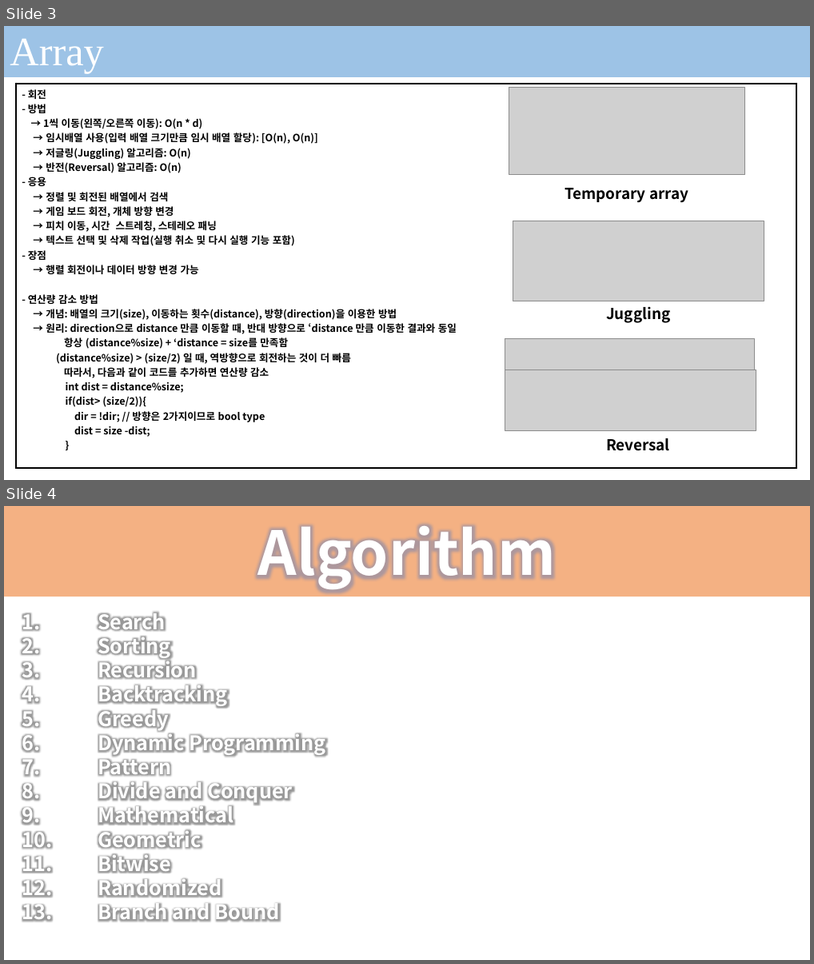
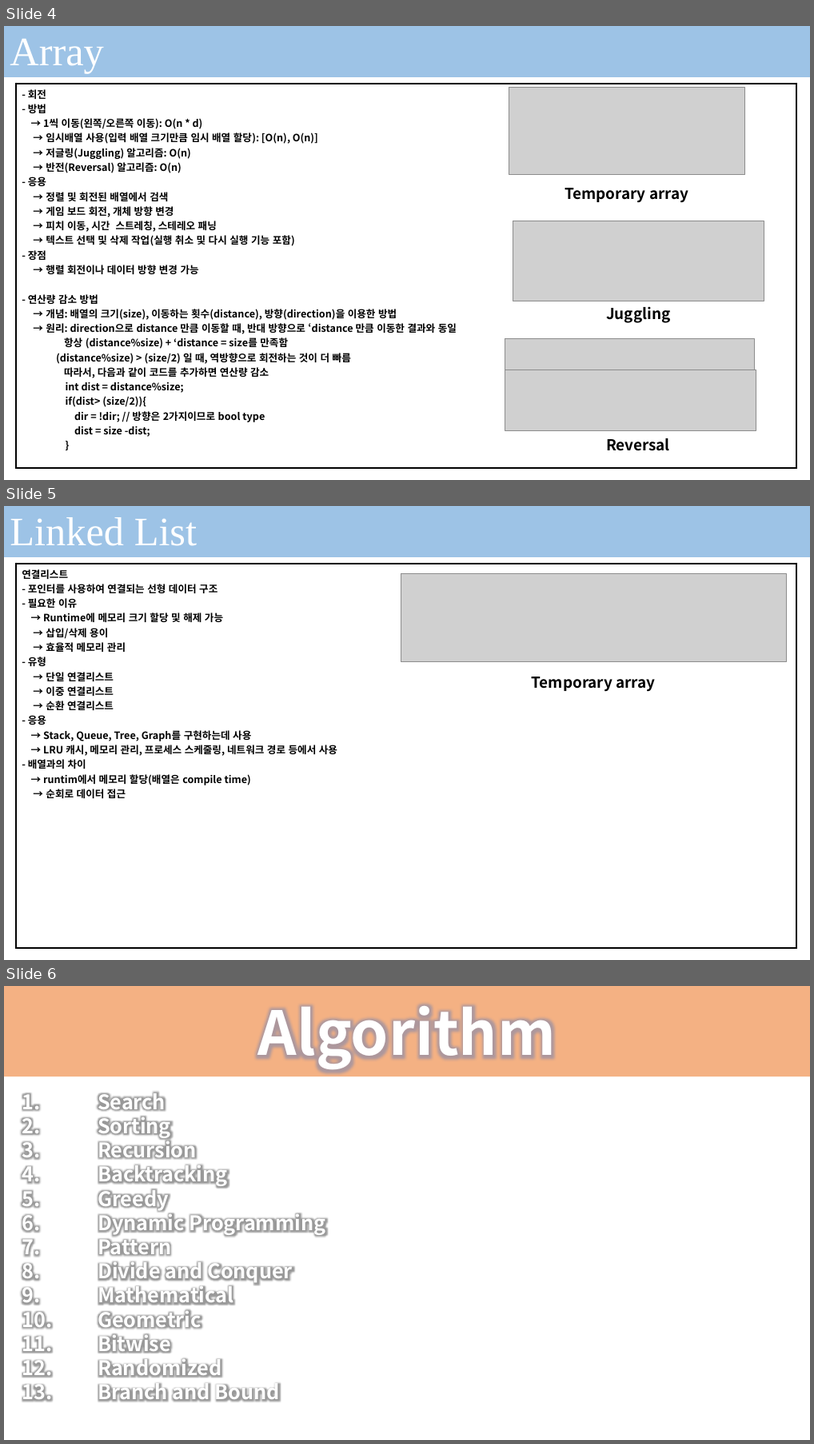
Before and after one commit to seonghokim/Study, a slide deck: Algorithm in c.pptx. Shown one above the other, each under a label of ours: slides 3 and 4 before the commit, slides 4, 5 and 6 after it. The pictures are 814x964 and 814x1444 pixels, drawn with LibreOffice and Linux fonts; fonts in the diff are those of the drawing; grey boxes stand for pictures; background and template pictures are left out. Boxes give left, top, right and bottom in pixels: in the first picture for what was removed or moved away, otherwise in the second. Text is boxed around its words. In the diff, an @@ line names an element or a change of style, - is before the commit and + after.

```diff
--- a/Algorithm in c.pptx
+++ b/Algorithm in c.pptx
@@ slide 5 added at (x1=4, y1=506, x2=810, y2=960), background #FFFFFF; not listed: 1 template element that a slide beside it also shows @@
@@ rectangle added at (x1=4, y1=506, x2=810, y2=557), fill #9DC3E6 @@
@@ text added at (x1=10, y1=517, x2=197, y2=546), 48 pt, text #FFFFFF @@
+Linked List
@@ table added at (x1=15, y1=564, x2=797, y2=948), 1 rows, 1 columns @@
+연결리스트 / - 포인터를 사용하여 연결되는 선형 데이터 구조 / - 필요한 이유 / → Runtime에 메모리 크기 할당 및 해제 가능 / → 삽입/삭제 용이 / → 효율적 메모리 관리 / - 유형 / → 단일 연결리스트 / → 이중 연결리스트 / → 순환 연결리스트 / - 응용 / → Stack, Queue, Tree, Graph를 구현하는데 사용 / → LRU 캐시, 메모리 관리, 프로세스 스케줄링, 네트워크 경로 등에서 사용 / - 배열과의 차이 / → runtim에서 메모리 할당(배열은 compile time) / → 순회로 데이터 접근
@@ picture added at (x1=401, y1=574, x2=787, y2=661) @@
@@ text added at (x1=532, y1=676, x2=656, y2=692), 18 pt, text #000000, bold @@
+Temporary array
@@ what was slide 3 is now slide 4 @@
@@ what was slide 4 is now slide 6 @@
```
Also in this commit, not shown: 1 slide changed, 1 other slide added, 1 other file.
